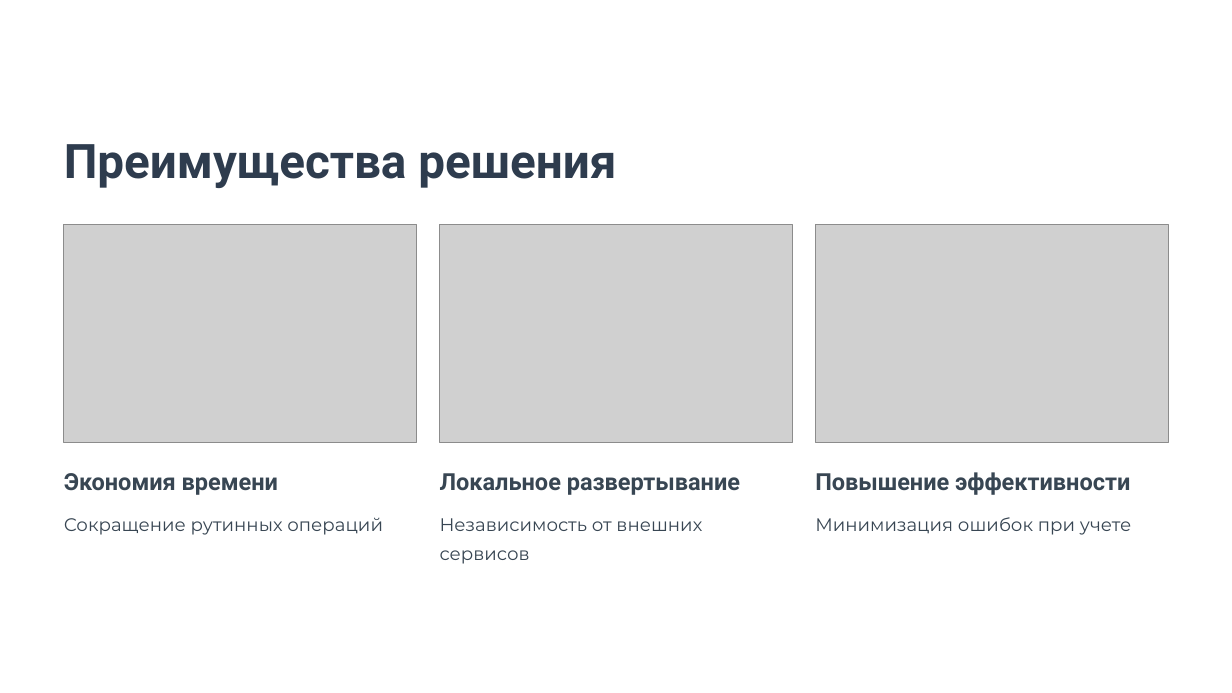
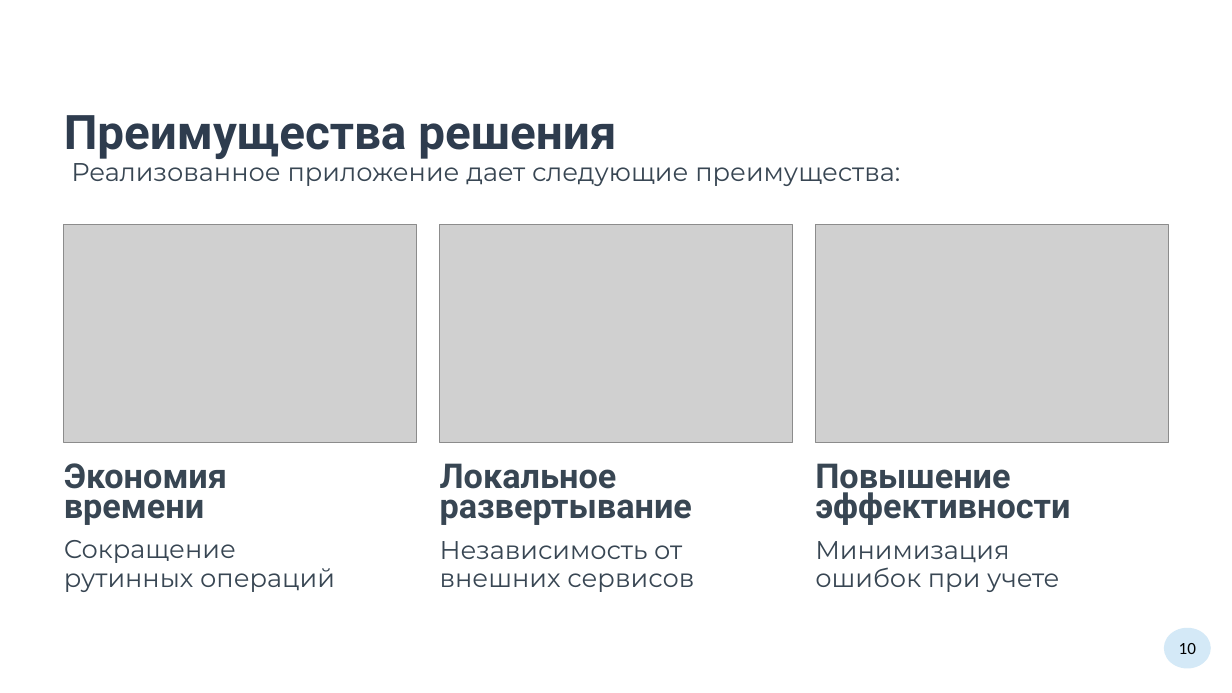
Before and after one commit to dizmortus/PerformanceAccounting, a slide deck: slide 10 of файлы/Высоцкий.pptx (slide 9 before the commit). Drawn at 1232x693 pixels with LibreOffice and Linux fonts; fonts in the diff are those of the drawing; grey boxes stand for pictures; background and template pictures are left out. Boxes give left, top, right and bottom in pixels: in the first picture for what was removed or moved away, otherwise in the second. Text is boxed around its words. In the diff, an @@ line names an element or a change of style, - is before the commit and + after.

```diff
--- a/файлы/Высоцкий.pptx
+++ b/файлы/Высоцкий.pptx
@@ text "Преимущества решения": place and size @@
-text "Преимущества решения" at <box>64,144,616,188</box>
+text "Преимущества решения" at <box>64,115,616,159</box>
@@ text added at <box>71,156,900,186</box>, 24 pt, text #384653 @@
+Реализованное приложение дает следующие преимущества:
@@ text at <box>64,463,227,525</box>: text changed; size 22 to 32 pt @@
-Экономия времени
+Экономия
+времени
@@ text at <box>440,463,692,525</box>: text changed; size 22 to 32 pt @@
-Локальное развертывание
+Локальное
+развертывание
@@ text "Повышение эффективности" at <box>815,463,1070,525</box>: size 22 to 32 pt @@
@@ text "Независимость от внешних сервисов": place and size @@
-text "Независимость от внешних сервисов" at <box>440,518,702,564</box>
+text "Независимость от внешних сервисов" at <box>440,541,694,592</box>
@@ text "Независимость от внешних сервисов" at <box>440,541,694,592</box>: size 17 to 24 pt @@
@@ text at <box>64,540,335,592</box>: text changed; size 17 to 24 pt @@
-Сокращение рутинных операций
+Сокращение
+рутинных операций
@@ text at <box>815,541,1059,592</box>: text changed; size 17 to 24 pt @@
-Минимизация ошибок при учете
+Минимизация
+ошибок при учете
@@ ellipse added at <box>1164,628,1211,668</box>, fill #D4E9F7, 16 pt, text #000000 @@
+10
```
Also in this commit, not shown: 6 other slides changed, 3 slides added, 2 slides removed, 6 other files.
